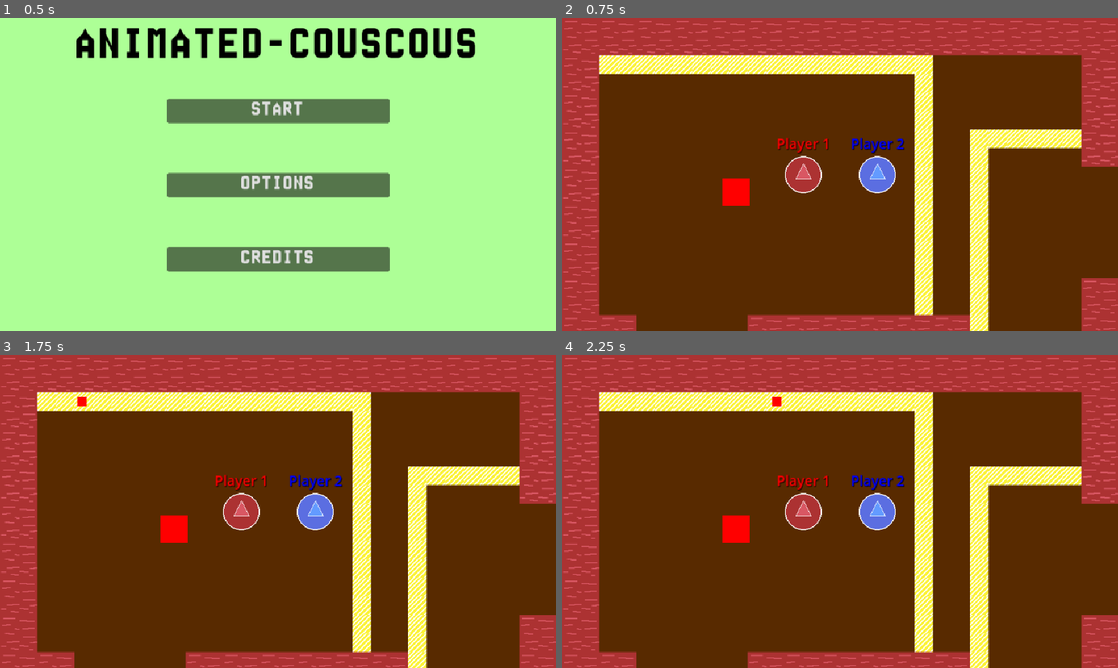
Above: before the commit, frames 1-4 (two rows, left to right).
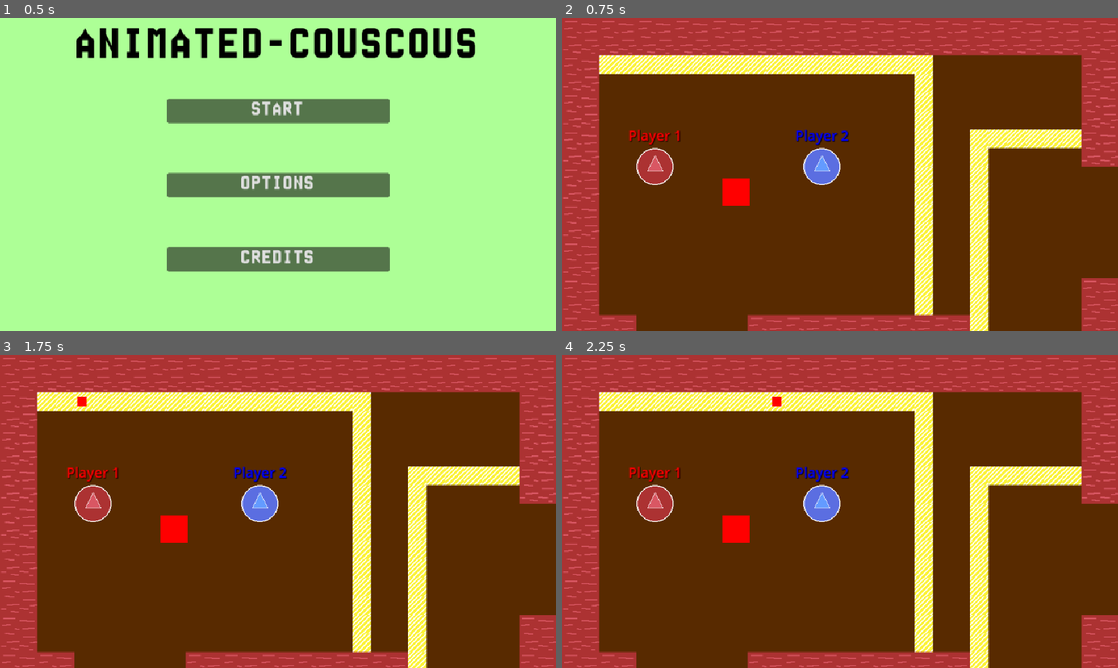
Above: after the commit, the same moments.

Repository: S2009-dev/animated-couscous
Game: Godot game, scene res://objects/menus/main_menu.tscn
Two runs of this game, one before a commit and one after it. Both use one fixed random seed, a clock stepped at 60 frames per second and the inputs below. The engine's default icon, where the game draws it, is replaced by a stand-in: a white triangle on a blue panel in a dark square.
Inputs:
- Up to frame 1 (0.5 s): no input
- Up to frame 2 (0.75 s): click "START" at 0.5 s
- Up to frame 3 (1.75 s): tap Enter at 1.25 s
- Up to frame 4 (2.25 s): tap Space at 2 s

Frame 1 is identical in both runs. In frame 2, 3.2% of the frame differs, in the area x 12-62%, y 35-56%; in frame 3, 3.2%; in frame 4, 3.2%.

Commit message:
refactor(players): :sparkles: edit players start position

Diff:
--- a/scripts/scenes/world.gd
+++ b/scripts/scenes/world.gd
@@ -5,8 +5,8 @@
 @export var player_scene: PackedScene
 
 func _ready() -> void:
-	create_player(1, Vector2(416, 270))
-	create_player(2, Vector2(544, 270))
+	create_player(1, Vector2(160, 256))
+	create_player(2, Vector2(448, 256))
 	emit_signal("world_loaded")
 
 func create_player(id: int, start_pos: Vector2 = position) -> void:
